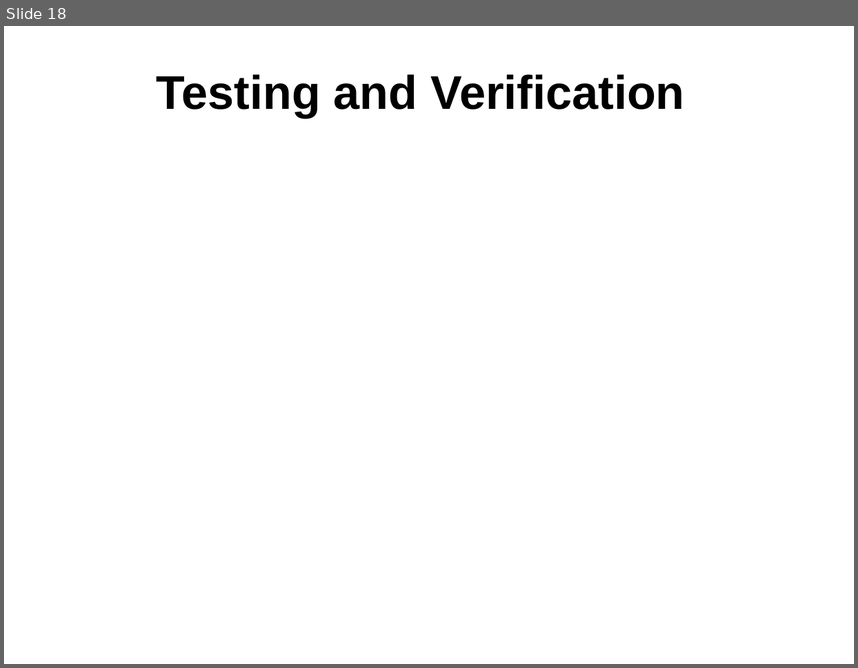
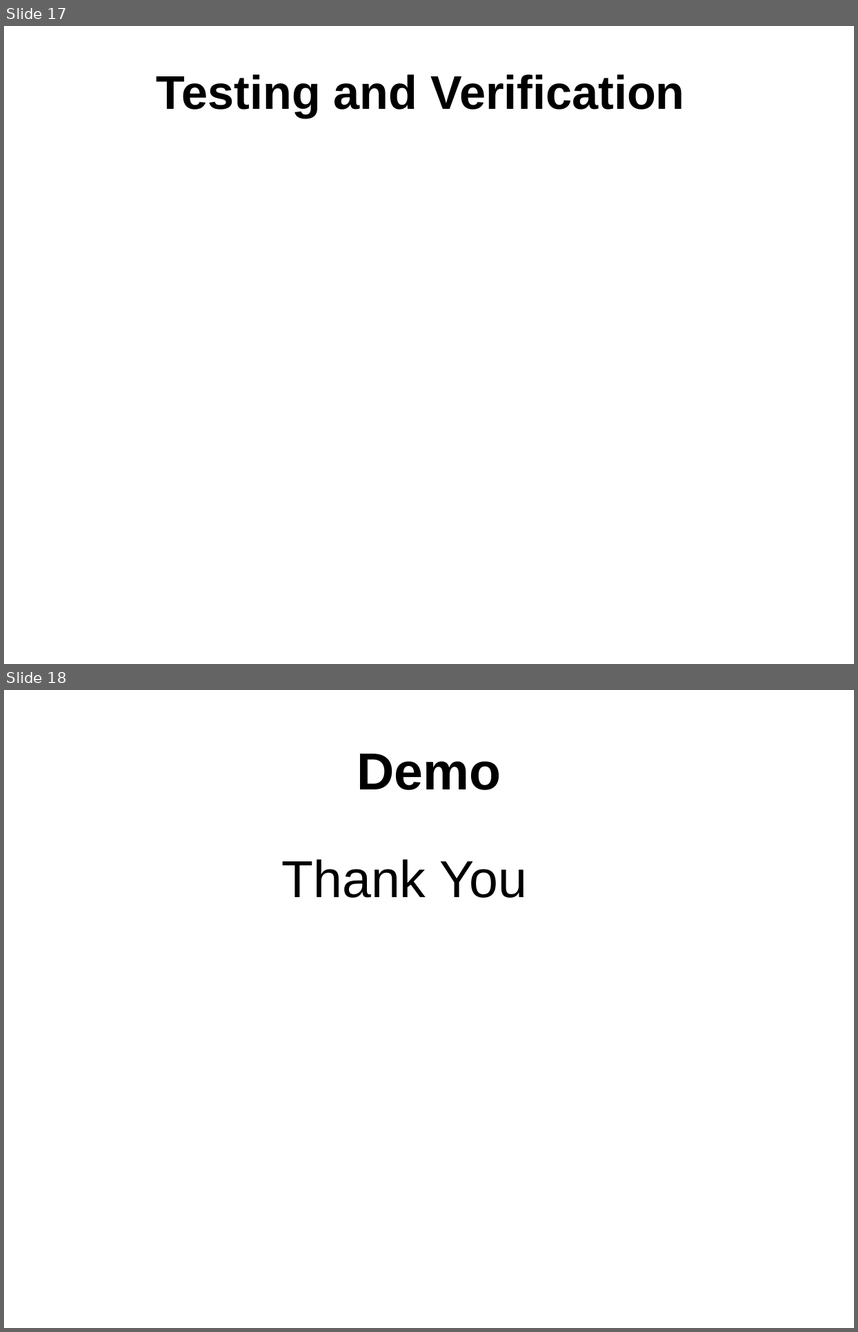
Before and after one commit to sdk21/PLT, a slide deck: Demo/Qlang.pptx. Shown one above the other, each under a label of ours: slide 18 before the commit, slides 17 and 18 after it. The pictures are 858x668 and 858x1332 pixels, drawn with LibreOffice and Linux fonts; fonts in the diff are those of the drawing; background and template pictures are left out. Boxes give left, top, right and bottom in pixels: in the first picture for what was removed or moved away, otherwise in the second. Text is boxed around its words. In the diff, an @@ line names an element or a change of style, - is before the commit and + after.

```diff
--- a/Demo/Qlang.pptx
+++ b/Demo/Qlang.pptx
@@ slide 18 added at [4,690,854,1328], background picture (left out) @@
@@ title added at [357,753,501,790], 44 pt, text #000000, bold @@
+Demo
@@ text added at [281,859,527,898], 44 pt, text #000000 @@
+    Thank You
@@ what was slide 18 is now slide 17 @@
```
Also in this commit, not shown: 7 slides changed, 2 other slides added, 3 slides removed.
